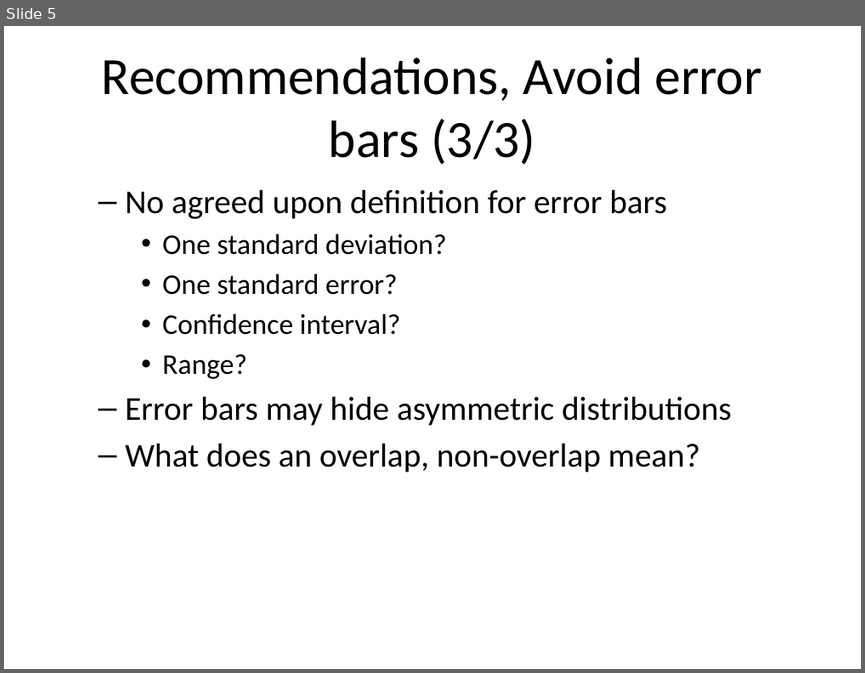
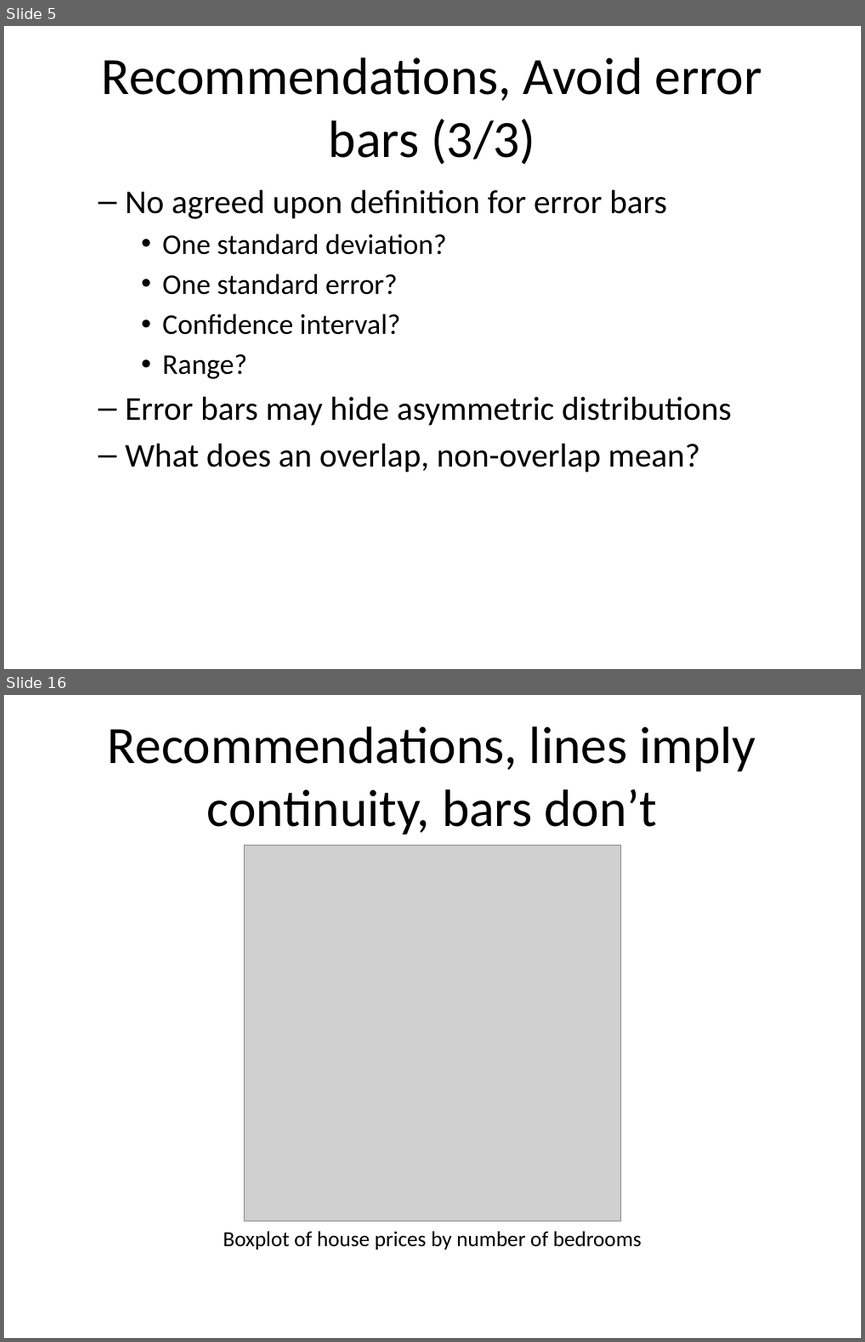
Before and after one commit to pmean/data-visualization, a slide deck: data-viz-03/component/recommendations-linegraphs.pptx. Shown one above the other, each under a label of ours: slide 5 before the commit, slides 5 and 16 after it; the slides between them are not shown. The pictures are 865x673 and 865x1342 pixels, drawn with LibreOffice and Linux fonts; fonts in the diff are those of the drawing; grey boxes stand for pictures. Boxes give left, top, right and bottom in pixels: in the first picture for what was removed or moved away, otherwise in the second. Text is boxed around its words. In the diff, an @@ line names an element or a change of style, - is before the commit and + after.

```diff
--- a/data-viz-03/component/recommendations-linegraphs.pptx
+++ b/data-viz-03/component/recommendations-linegraphs.pptx
@@ slide 16 added at <box>4,695,861,1338</box>, background #FFFFFF @@
@@ title added at <box>108,726,756,834</box>, 44 pt, text #000000 @@
+Recommendations, lines imply continuity, bars don’t
@@ picture added at <box>245,845,621,1221</box> @@
@@ text added at <box>223,1231,642,1249</box>, 18 pt, text #000000 @@
+Boxplot of house prices by number of bedrooms
```
Also in this commit, not shown: 1 slide changed, 13 other slides added, 1 slide removed, 34 other files.
